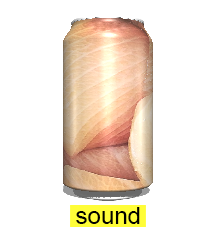
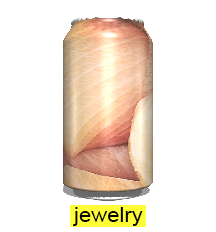
Before/after of a 216px x 232px layered artwork. What changed in the layer stack:
added layer "jewelry" above "sound" over [73, 207, 143, 226]
hid "sound" over [76, 207, 140, 224]
